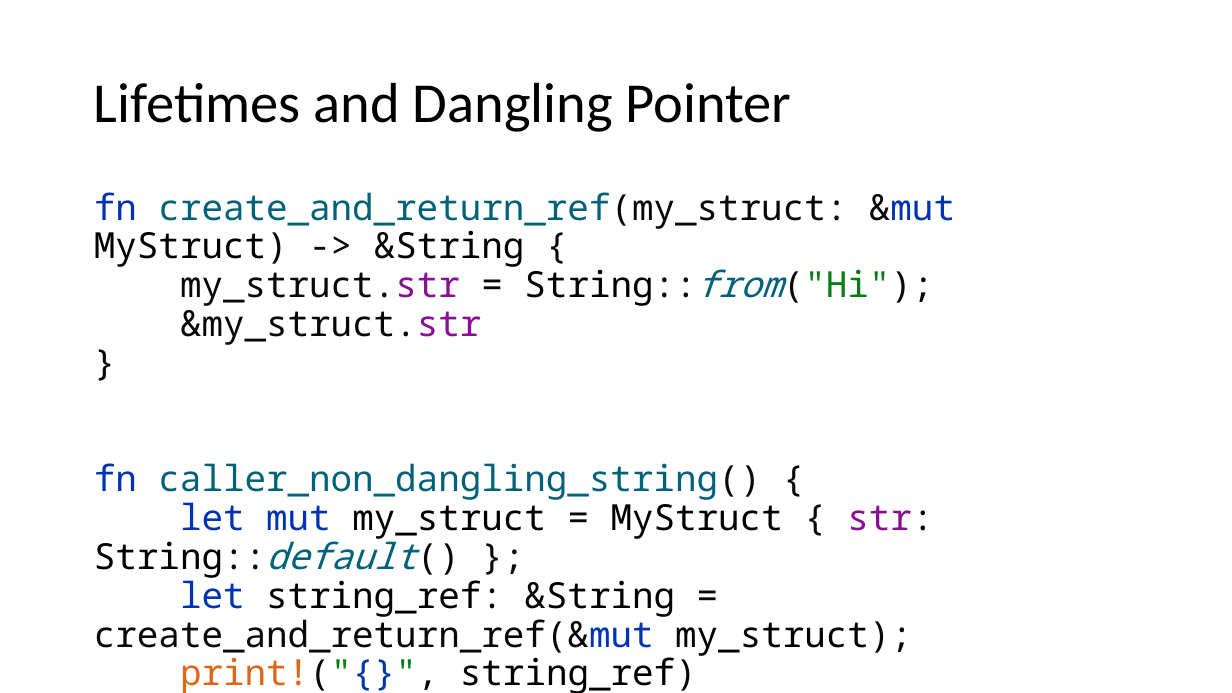
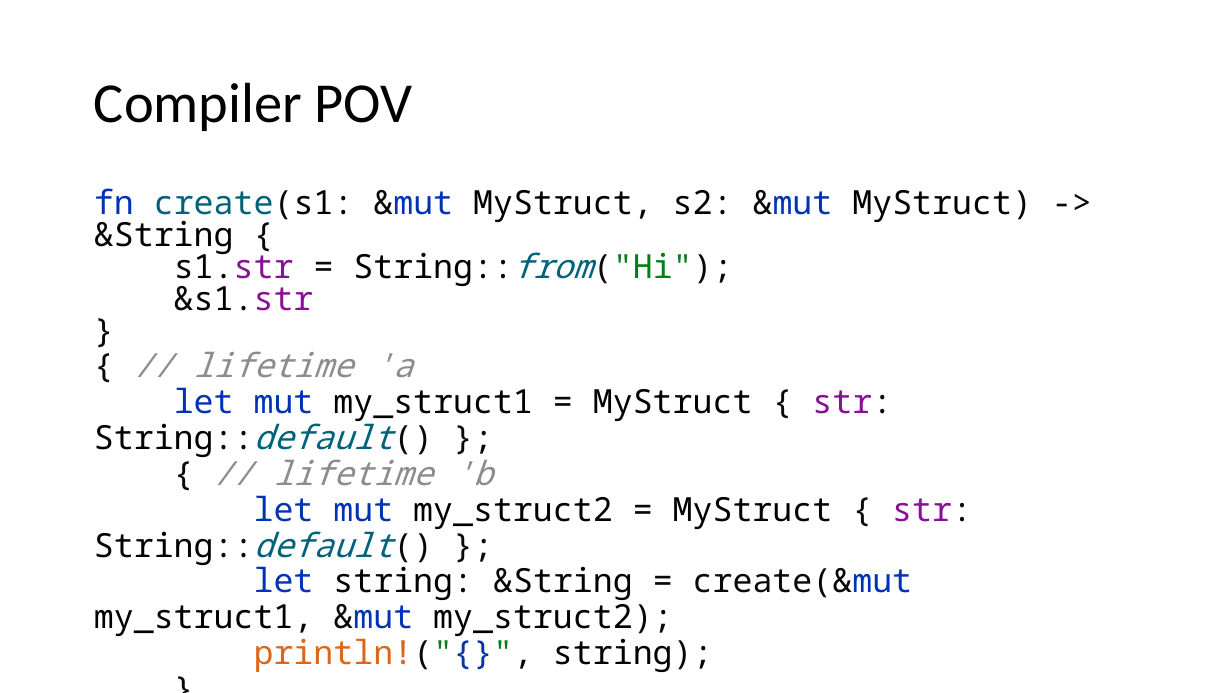
Before and after one commit to kugushev/course-rust-basics, a slide deck: slide 50 of pres/03-Ownership.pptx (slide 53 before the commit). Drawn at 1232x693 pixels with LibreOffice and Linux fonts; fonts in the diff are those of the drawing. Boxes give left, top, right and bottom in pixels: in the first picture for what was removed or moved away, otherwise in the second. Text is boxed around its words. In the diff, an @@ line names an element or a change of style, - is before the commit and + after.

```diff
--- a/pres/03-Ownership.pptx
+++ b/pres/03-Ownership.pptx
@@ title at [94,82,413,131]: text changed @@
-Lifetimes and Dangling Pointer
+Compiler POV
@@ text at [94,188,1032,636]: text changed; size 28 to 25.9 pt; text colour #080808 to #000000 @@
-fn create_and_return_ref(my_struct: &mut MyStruct) -> &String {
-my_struct.str = String::from("Hi");
-&my_struct.str
-}
-fn caller_non_dangling_string() {
-let mut my_struct = MyStruct { str: String::default() };
-let string_ref: &String = create_and_return_ref(&mut my_struct);
-print!("{}", string_ref)
-}
+fn create(s1: &mut MyStruct, s2: &mut MyStruct) -> &String {
+s1.str = String::from("Hi");
+&s1.str
+}
+{ // lifetime 'a
+let mut my_struct1 = MyStruct { str: String::default() };
+{ // lifetime 'b
+let mut my_struct2 = MyStruct { str: String::default() };
+let string: &String = create(&mut my_struct1, &mut my_struct2);
+println!("{}", string);
+}
+}
```
Also in this commit, not shown: 9 other slides changed, 13 slides added, 11 slides removed, 2 other files.
